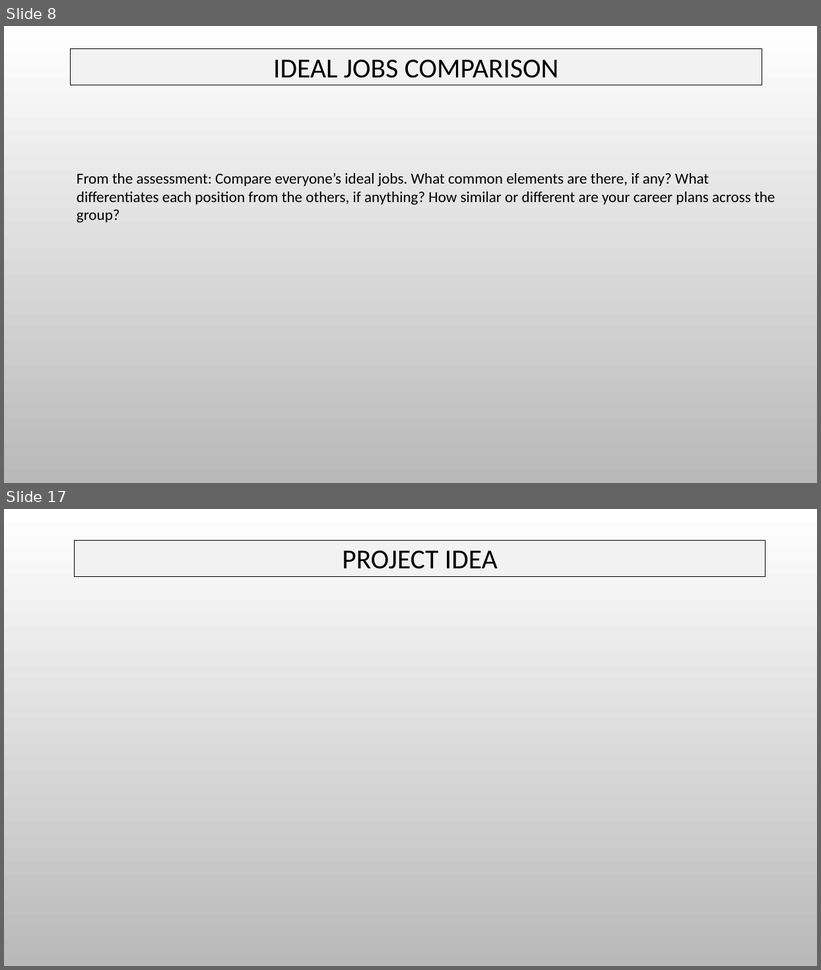
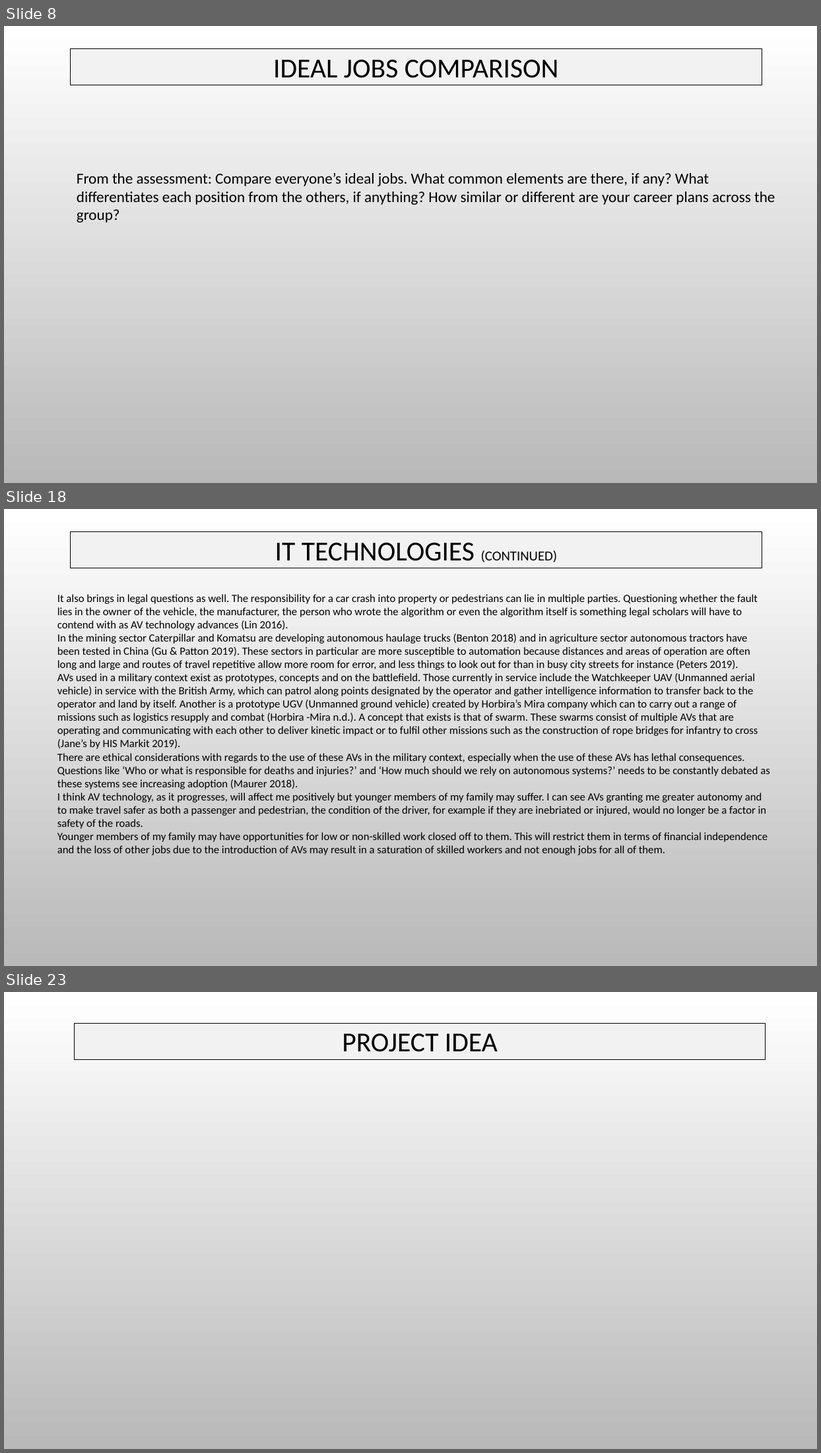
Before and after one commit to s3805194/Restless-Bolters, a slide deck: The Restless Bolters Assessment Report.pptx. Shown one above the other, each under a label of ours: slides 8 and 17 before the commit, slides 8, 18 and 23 after it; the slides between them are not shown. The pictures are 821x970 and 821x1453 pixels, drawn with LibreOffice and Linux fonts; fonts in the diff are those of the drawing; background and template pictures are left out. Boxes give left, top, right and bottom in pixels: in the first picture for what was removed or moved away, otherwise in the second. Text is boxed around its words. In the diff, an @@ line names an element or a change of style, - is before the commit and + after.

```diff
--- a/The Restless Bolters Assessment Report.pptx
+++ b/The Restless Bolters Assessment Report.pptx
@@ slide 18 added at (4, 509, 817, 966), background picture (left out) @@
@@ title added at (71, 531, 762, 568), fill #F2F2F2, outline #000000 0.75 pt, 32.4 pt, text #000000 @@
+IT TECHNOLOGIES (CONTINUED)
@@ text added at (57, 594, 770, 855), 13 pt, text #000000 @@
+It also brings in legal questions as well. The responsibility for a car crash into property or pedestrians can lie in multiple parties. Questioning whether the fault lies in the owner of the vehicle, the manufacturer, the person who wrote the algorithm or even the algorithm itself is something legal scholars will have to contend with as AV technology advances (Lin 2016).
+In the mining sector Caterpillar and Komatsu are developing autonomous haulage trucks (Benton 2018) and in agriculture sector autonomous tractors have been tested in China (Gu & Patton 2019). These sectors in particular are more susceptible to automation because distances and areas of operation are often long and large and routes of travel repetitive allow more room for error, and less things to look out for than in busy city streets for instance (Peters 2019).
+AVs used in a military context exist as prototypes, concepts and on the battlefield. Those currently in service include the Watchkeeper UAV (Unmanned aerial vehicle) in service with the British Army, which can patrol along points designated by the operator and gather intelligence information to transfer back to the operator and land by itself. Another is a prototype UGV (Unmanned ground vehicle) created by Horbira’s Mira company which can to carry out a range of missions such as logistics resupply and combat (Horbira -Mira n.d.). A concept that exists is that of swarm. These swarms consist of multiple AVs that are operating and communicating with each other to deliver kinetic impact or to fulfil other missions such as the construction of rope bridges for infantry to cross (Jane’s by HIS Markit 2019).
+There are ethical considerations with regards to the use of these AVs in the military context, especially when the use of these AVs has lethal consequences. Questions like ‘Who or what is responsible for deaths and injuries?’ and ‘How much should we rely on autonomous systems?’ needs to be constantly debated as these systems see increasing adoption (Maurer 2018).
+I think AV technology, as it progresses, will affect me positively but younger members of my family may suffer. I can see AVs granting me greater autonomy and to make travel safer as both a passenger and pedestrian, the condition of the driver, for example if they are inebriated or injured, would no longer be a factor in safety of the roads.
+Younger members of my family may have opportunities for low or non-skilled work closed off to them. This will restrict them in terms of financial independence and the loss of other jobs due to the introduction of AVs may result in a saturation of skilled workers and not enough jobs for all of them.
@@ what was slide 17 is now slide 23 @@
```
Also in this commit, not shown: 7 slides changed, 9 other slides added, 1 slide removed.
